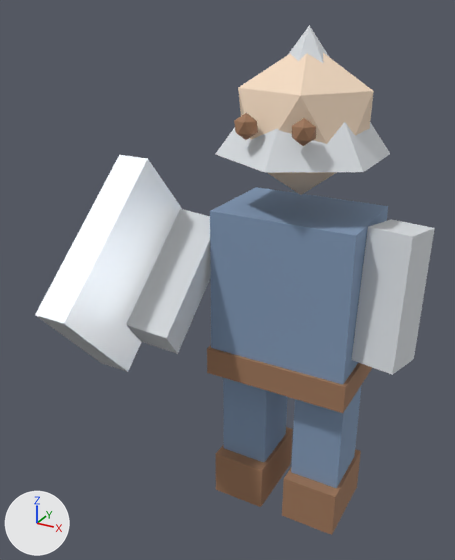
The glTF model assets/animations/wave2/guard_salute.glb as it was, and as the next commit left it.
Camera for both pictures: a 50 mm camera at (0.674, -1.668, 1.606) aimed at (-0.135, -0.197, 0.87). Arrows for +X, +Y and +Z are at lower left; the lights stay in place. The older version comes first.

Script lines for the objects in view, before the commit:
```python
me_cube_158 = bpy.data.meshes.new('Cube.158')
me_cube_158.from_pydata(...)  # a box spanning x -0.5..0.5, y -0.5..0.5, z -0.5..0.5
me_cube_158.materials.append(mat_cloth)  # blue #829ab8
ob_arm_l = bpy.data.objects.new('arm_l', None)
ob_arm_l.parent = ob_torso
ob_arm_l.location = (-0.359, -0.11, 0.556)
ob_arm_l.rotation_euler = (-0.85, 0.0, 0.0)  # degrees (-49, 0, 0)
ob_arm_r = bpy.data.objects.new('arm_r', None)
ob_arm_r.parent = ob_torso
ob_arm_r.location = (0.3, 0.0, 0.536)
ob_arm_r.rotation_euler = (-0.0949, 0.00041, -0.0176)  # degrees (-5.4, 0, -1)
ob_leg_l_007 = bpy.data.objects.new('leg_l.007', me_cube_158)
ob_leg_l_007.parent = ob_leg_l
ob_leg_l_007.location = (0.0, 0.0, -0.16)
ob_leg_l_007.scale = (0.16, 0.18, 0.32)
ob_torso = bpy.data.objects.new('torso', None)
ob_torso.parent = ob_root
ob_torso.location = (0.0, 0.0, 0.506)
ob_torso.rotation_euler = (-0.00278, 0.0, 0.0)  # degrees (-0.2, 0, 0)
# also in view: 'arm_r.007' at (0.3, -0.018, 0.844); 'shield' at (-0.42, -0.311, 0.9); 'boot_l.003' at (-0.13, 0.0, 0.083); 'belt.004' at (0.0, 0.0, 0.552); 'tunic.001' at (0.0, 0.001, 0.782)
```
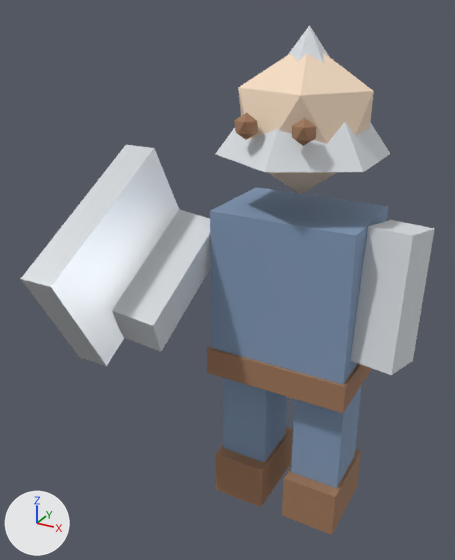
ob_torso is not drawn itself; it is the parent of ob_arm_l, ob_arm_r, ob_belt_004, ob_head, ob_leg_l, ob_leg_r, ob_tunic_001.
ob_arm_l is not drawn itself; it is the parent of ob_arm_l_007, ob_shield, ob_shield_boss.
ob_arm_r is not drawn itself; it is the parent of ob_arm_r_007.

What differs and where, as boxes [x1, y1, x2, y2] in the pictures (455 x 560 px):
'tunic.001', turned
    both: [210, 187, 388, 384]
'shield', turned
    before: [35, 155, 182, 372]
    after: [21, 145, 179, 366]
'arm_r.007', turned
    before: [352, 219, 435, 375]
    after: [350, 220, 434, 375]
'head.009', turned
    both: [238, 53, 374, 195]
'arm_l.007', turned
    before: [126, 209, 211, 354]
    after: [112, 209, 211, 352]
'helm', turned
    before: [215, 25, 390, 173]
    after: [216, 25, 390, 172]
'leg_r.007', turned
    both: [291, 385, 362, 488]
'belt.004', turned
    both: [207, 346, 372, 413]
'leg_l.007', turned
    before: [223, 378, 287, 462]
    after: [224, 378, 288, 462]
'boot_r.003', turned
    both: [282, 449, 361, 535]
'boot_l.003', turned
    both: [216, 427, 293, 507]
'eye_r.015', turned
    both: [292, 118, 316, 146]
'eye_l.015', turned
    both: [234, 113, 258, 140]

What changed in the scene script:
```text
Change ob_torso:
    ob_torso.rotation_euler: (-0.00278, 0.0, 0.0) -> (-0.00347, 0.0, 0.0)  # degrees (-0.2, 0, 0)
Change ob_arm_l:
    ob_arm_l.rotation_euler: (-0.85, 0.0, 0.0) -> (-1.063, 0.0, 0.0)  # degrees (-49, 0, 0) -> degrees (-61, 0, 0)
Change ob_arm_r:
    ob_arm_r.rotation_euler: (-0.0949, 0.00041, -0.0176) -> (-0.119, 0.00064, -0.022)  # degrees (-5.4, 0, -1) -> degrees (-6.8, 0, -1.3)
```
